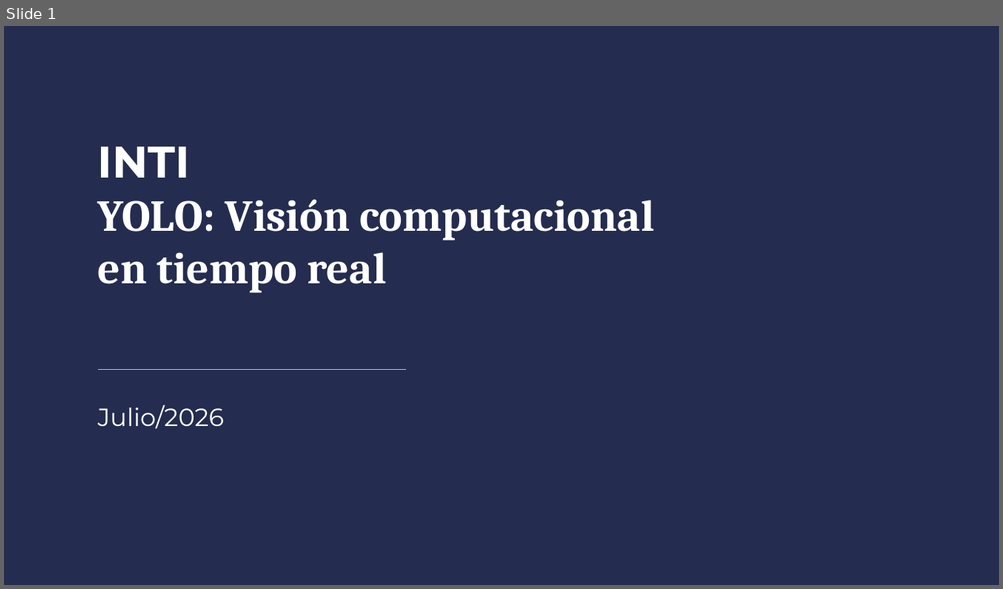
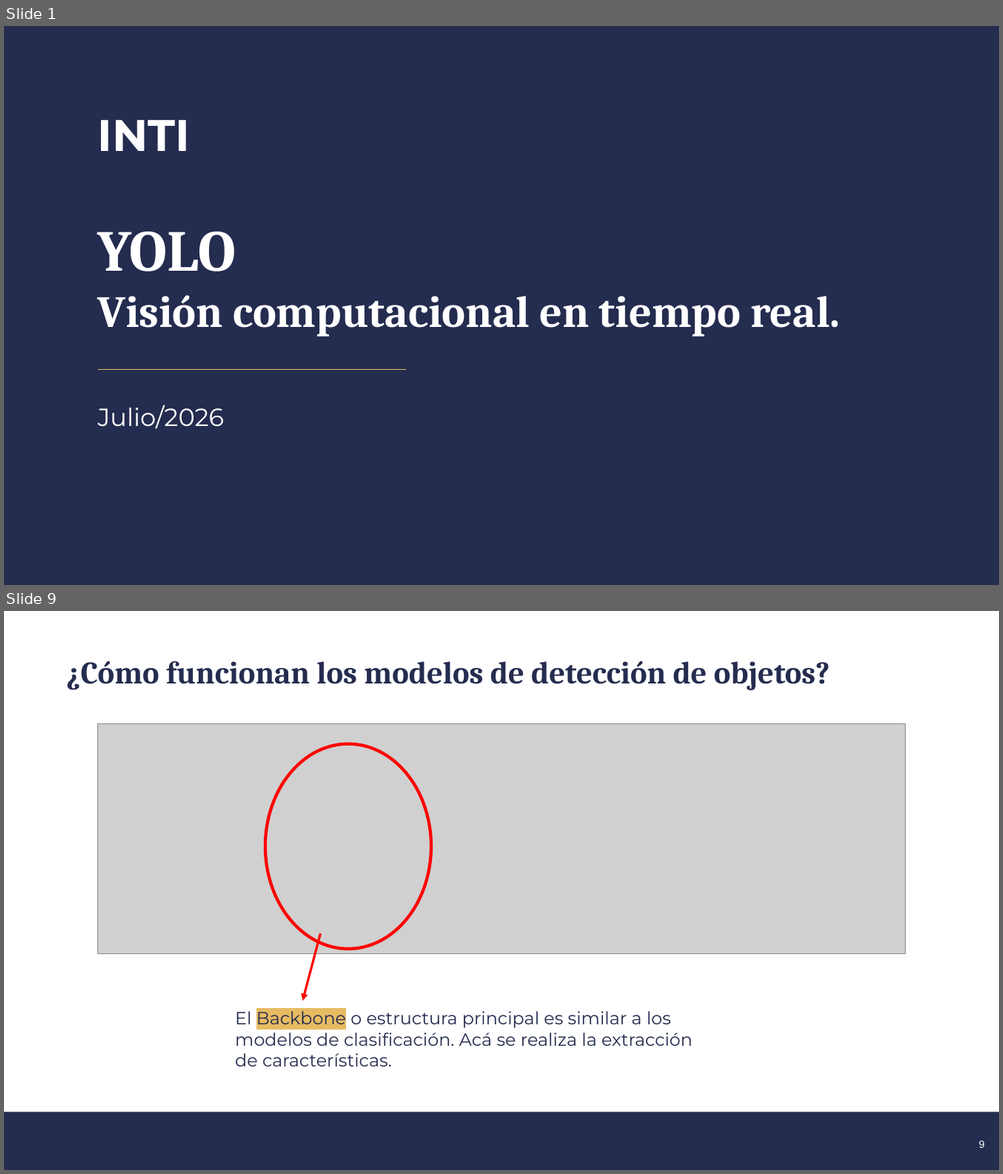
Before and after one commit to Piquelin/curso_yolo, a slide deck: YOLO_PPT_INTI_2026.pptx. Shown one above the other, each under a label of ours: slide 1 before the commit, slides 1 and 9 after it; the slides between them are not shown. The pictures are 1003x589 and 1003x1174 pixels, drawn with LibreOffice and Linux fonts; fonts in the diff are those of the drawing; grey boxes stand for pictures; background and template pictures are left out. Boxes give left, top, right and bottom in pixels: in the first picture for what was removed or moved away, otherwise in the second. Text is boxed around its words. In the diff, an @@ line names an element or a change of style, - is before the commit and + after.

```diff
--- a/YOLO_PPT_INTI_2026.pptx
+++ b/YOLO_PPT_INTI_2026.pptx
@@ slide 9 added at [4, 611, 999, 1170], background #FFFFFF @@
@@ text added at [66, 661, 830, 691], 30.3 pt, text #252C4F, bold @@
+¿Cómo funcionan los modelos de detección de objetos?
@@ picture added at [98, 723, 905, 954] @@
@@ ellipse added at [265, 743, 431, 949], outline #FF0000 3 pt @@
@@ arrow added from (320, 934) to (302, 1001), #FF0000 2.25 pt @@
@@ text added at [235, 1008, 692, 1067], 17 pt, text #242C4F @@
+El Backbone o estructura principal es similar a los modelos de clasificación. Acá se realiza la extracción de características.
@@ rectangle added at [4, 1113, 999, 1170], fill #242C4F @@
@@ page number added at [979, 1141, 984, 1148], 10 pt, text #FFFFFF @@
+9
@@ slide 1 changed as well @@
@@ text "INTI": place and size @@
-text "INTI" at [98, 147, 654, 293]
+text "INTI" at [98, 120, 839, 337]
@@ text at [98, 232, 839, 337]: text changed; size 42.7 to 43 pt @@
-YOLO: Visión computacional
-en tiempo real
+YOLO
+Visión computacional en tiempo real.
```
Also in this commit, not shown: 10 other slides changed, 10 other slides added.
